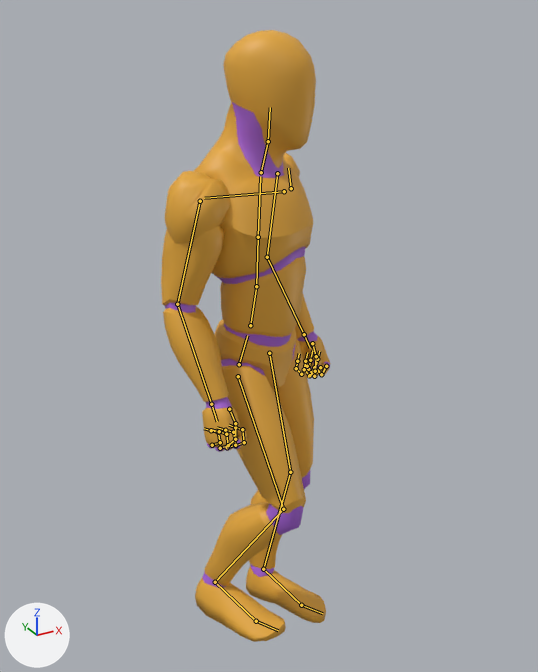
An edit to the glTF model assets/anim/karate.glb, drawn before and after from the same camera.
Both versions are drawn from a 50 mm camera at (-0.855, -1.756, 1.857) aimed at (0.113, 0.004, 0.977). The lights are fixed; the arrows at lower left show +X, +Y and +Z. The first picture is the older version. Both versions are drawn at frame 29 of the action 'Ushiro_Geri'; the numbers are the values there. The bones that change, and the others that lie on the model, are drawn over the model as lines.

Names of what the first picture shows: 'Mannequin'.
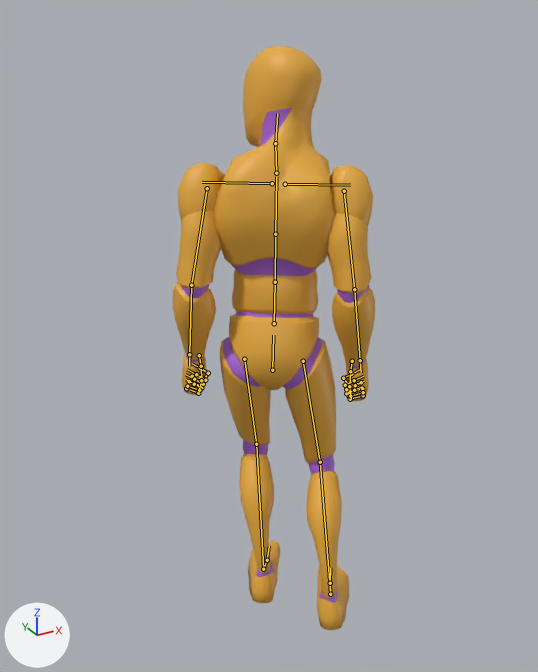
Boxes [x1, y1, x2, y2] around the edits, measured in the pictures (538 x 672 px):
'Mannequin', posed (20% wider)
    before: [161, 30, 330, 642]
    after: [172, 46, 375, 630]
bone 'pelvis', root to tip
    before: (239, 364) to (247, 335)
    after: (272, 370) to (273, 335)
bone 'spine_01', root to tip
    before: (250, 325) to (256, 286)
    after: (274, 323) to (275, 282)
bone 'spine_02', root to tip
    before: (256, 286) to (258, 237)
    after: (275, 282) to (275, 234)
bone 'neck_01', root to tip
    before: (261, 172) to (268, 141)
    after: (276, 173) to (275, 143)
bone 'Head', root to tip
    before: (268, 141) to (270, 107)
    after: (275, 143) to (277, 113)
bone 'thigh_l', root to tip
    before: (269, 353) to (290, 472)
    after: (244, 359) to (256, 444)
bone 'calf_l', root to tip
    before: (290, 472) to (263, 569)
    after: (256, 444) to (263, 569)
bone 'foot_l', root to tip
    before: (263, 569) to (301, 605)
    after: (263, 569) to (267, 560)
bone 'thigh_r', root to tip
    before: (238, 376) to (283, 509)
    after: (303, 361) to (320, 462)
bone 'calf_r', root to tip
    before: (283, 509) to (215, 582)
    after: (320, 462) to (330, 594)
bone 'foot_r', root to tip
    before: (215, 582) to (256, 621)
    after: (330, 594) to (330, 583)

The edits, one by one:
Bone 'pelvis' (bone_pelvis) moves from (0.017, -0.004, 0.042) to (0.115, -0.027, 0.073).
Bone 'pelvis' (bone_pelvis) turns from (0, 30, -9) to (39, 148, 9) degrees about its own x, y and z.
Bone 'spine_01' (bone_spine_01) turns from (1, 0, 0) to (2, 0, 0) degrees about its own x, y and z.
Bone 'spine_02' (bone_spine_02) turns from (1, 0, 0) to (2, 0, 0) degrees about its own x, y and z.
Bone 'neck_01' (bone_neck_01) turns from (-1, 6, -1) to (-4, 29, -5) degrees about its own x, y and z.
Bone 'Head' (bone_head) turns from (-1, 7, 0) to (-2, 29, 0) degrees about its own x, y and z.
Bone 'thigh_l' (bone_thigh_l) turns from (-14, -3, 1) to (-27, -2, 4) degrees about its own x, y and z.
Bone 'calf_l' (bone_calf_l) turns from (20, 0, 0) to (36, 0, 0) degrees about its own x, y and z.
Bone 'foot_l' (bone_foot_l) turns from (-8, 2, 2) to (-17, 5, -1) degrees about its own x, y and z.
Bone 'thigh_r' (bone_thigh_r) turns from (-28, 4, 4) to (-16, 4, 8) degrees about its own x, y and z.
Bone 'calf_r' (bone_calf_r) turns from (54, 0, 0) to (29, 0, 0) degrees about its own x, y and z.
Bone 'foot_r' (bone_foot_r) turns from (-28, -1, -6) to (-21, 3, -8) degrees about its own x, y and z.
